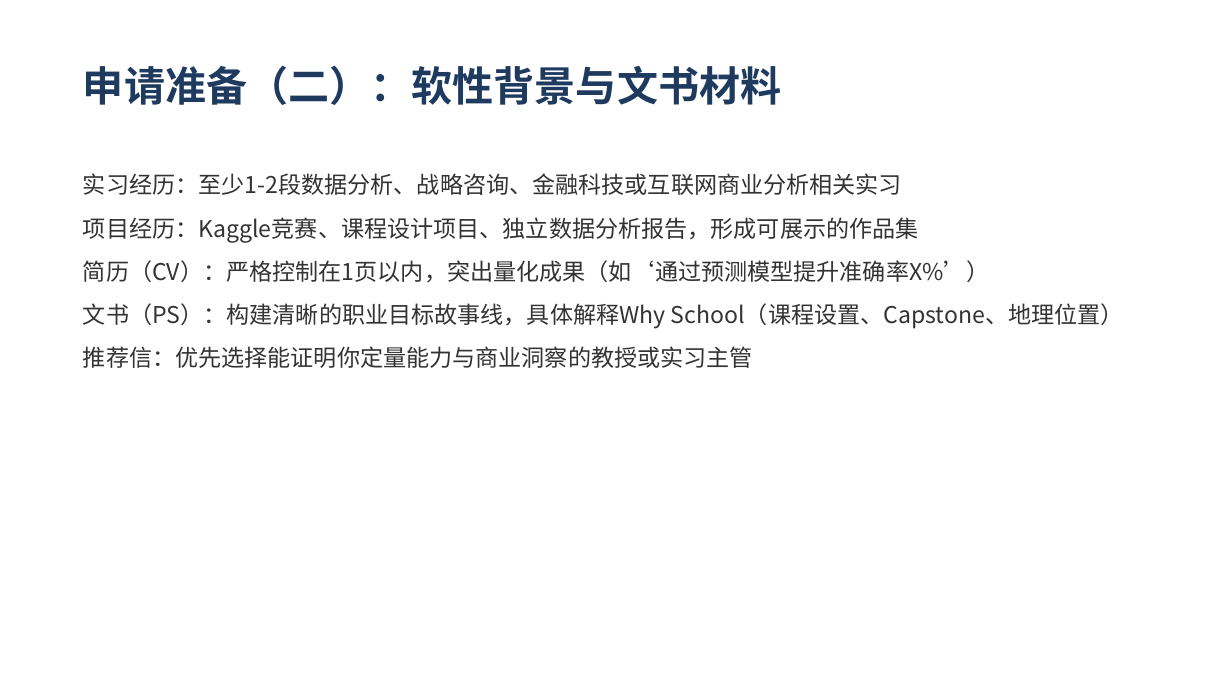
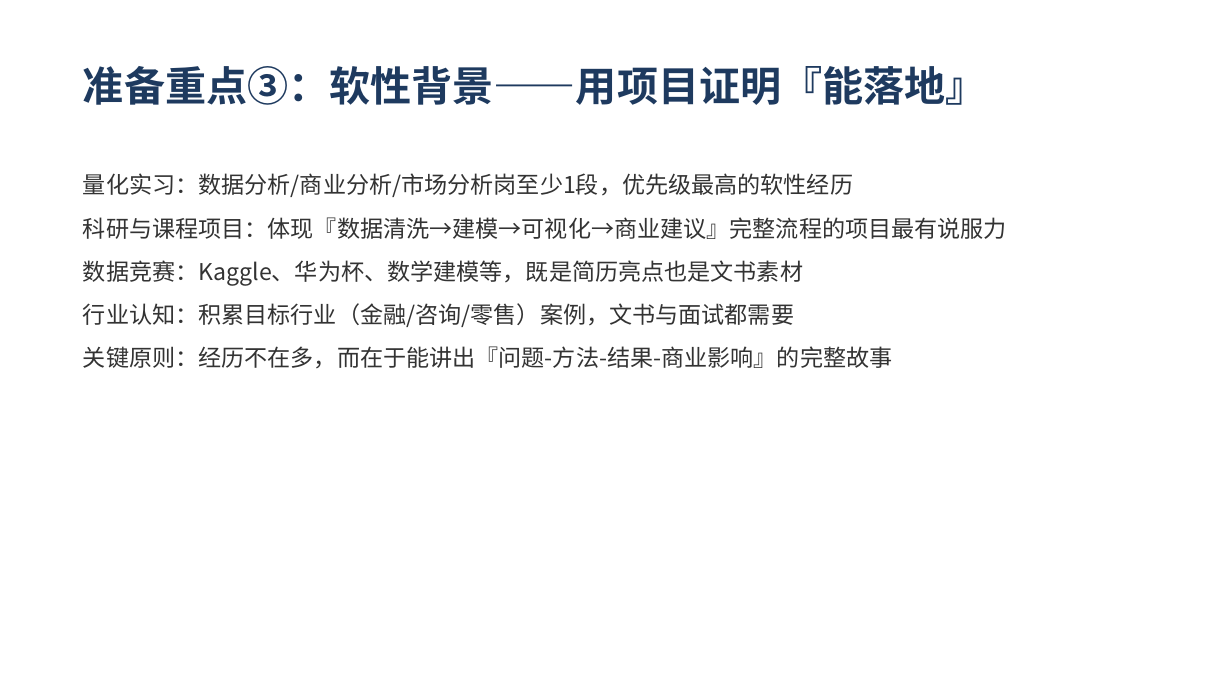
Before and after one commit to SunJenry/PPT_Generator, a slide deck: slide 19 of demo/demo1.pptx (slide 26 before the commit). Drawn at 1232x693 pixels with LibreOffice and Linux fonts; fonts in the diff are those of the drawing. Boxes give left, top, right and bottom in pixels: in the first picture for what was removed or moved away, otherwise in the second. Text is boxed around its words. In the diff, an @@ line names an element or a change of style, - is before the commit and + after.

```diff
--- a/demo/demo1.pptx
+++ b/demo/demo1.pptx
@@ text at (x1=83, y1=66, x2=987, y2=105): text changed @@
-申请准备（二）：软性背景与文书材料
+准备重点③：软性背景——用项目证明『能落地』
@@ text at (x1=83, y1=173, x2=1007, y2=368): text changed @@
-实习经历：至少1-2段数据分析、战略咨询、金融科技或互联网商业分析相关实习
-项目经历：Kaggle竞赛、课程设计项目、独立数据分析报告，形成可展示的作品集
-简历（CV）：严格控制在1页以内，突出量化成果（如‘通过预测模型提升准确率X%’）
-文书（PS）：构建清晰的职业目标故事线，具体解释Why School（课程设置、Capstone、地理位置）
-推荐信：优先选择能证明你定量能力与商业洞察的教授或实习主管
+量化实习：数据分析/商业分析/市场分析岗至少1段，优先级最高的软性经历
+科研与课程项目：体现『数据清洗→建模→可视化→商业建议』完整流程的项目最有说服力
+数据竞赛：Kaggle、华为杯、数学建模等，既是简历亮点也是文书素材
+行业认知：积累目标行业（金融/咨询/零售）案例，文书与面试都需要
+关键原则：经历不在多，而在于能讲出『问题-方法-结果-商业影响』的完整故事
```
Also in this commit, not shown: 13 other slides changed, 13 slides added, 16 slides removed.
